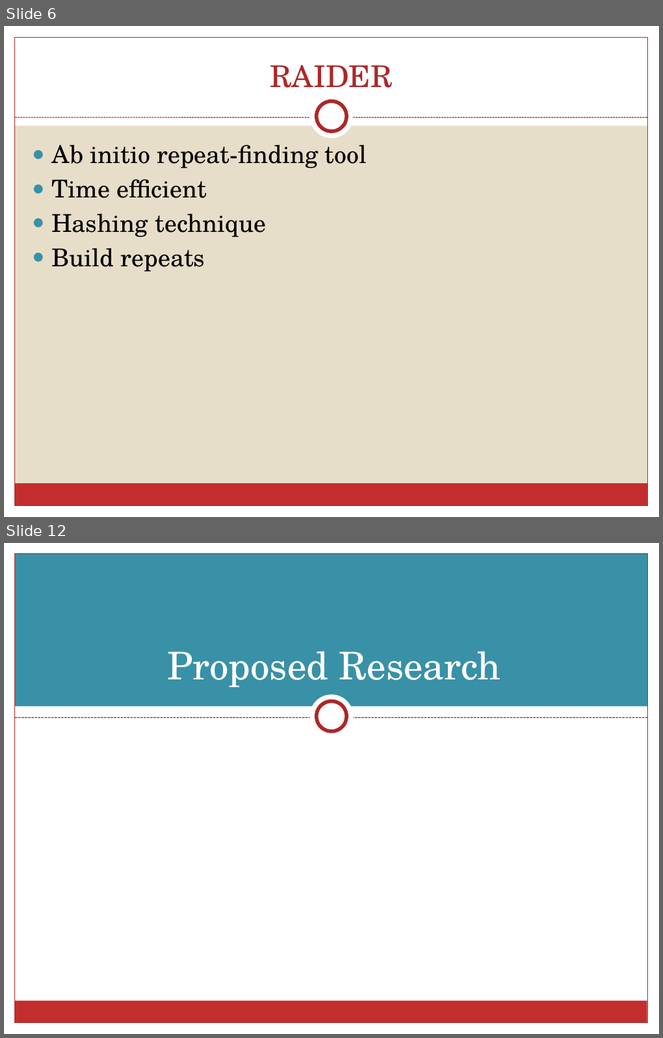
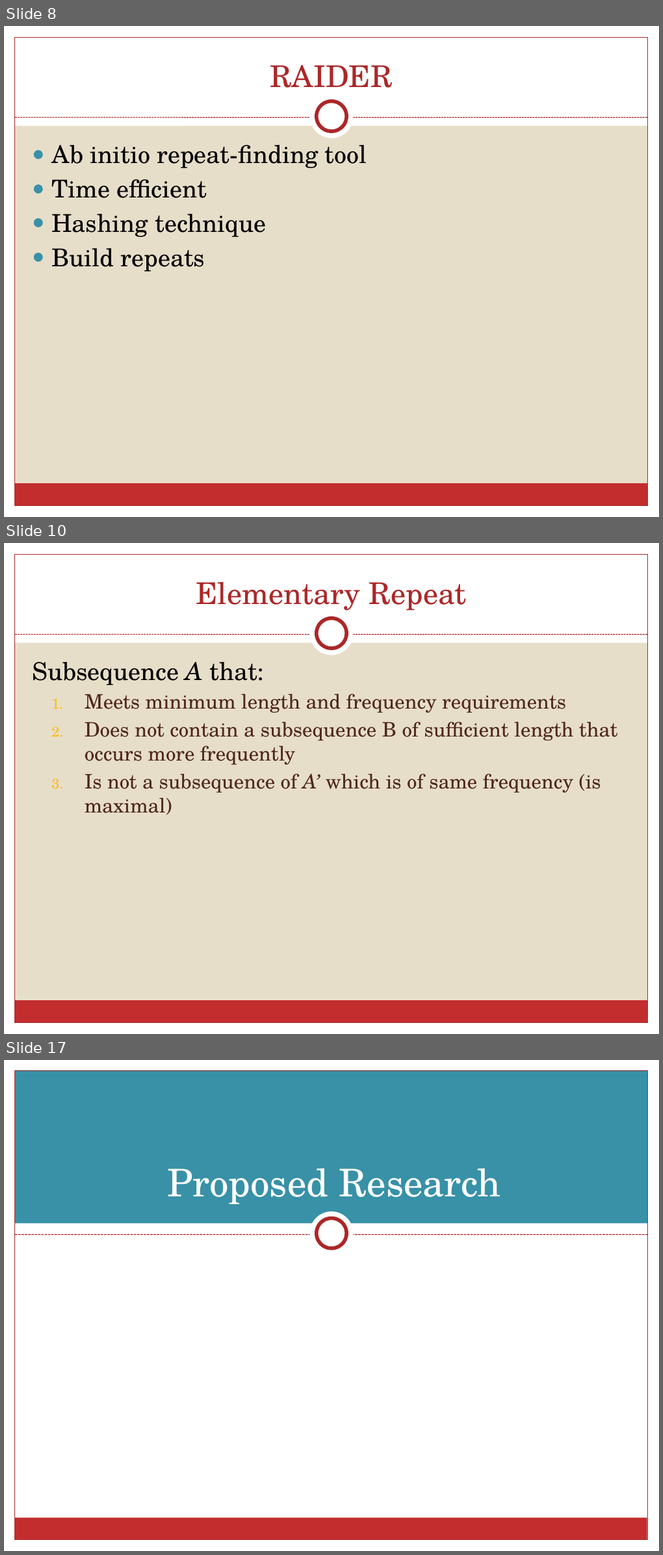
Before and after one commit to schaefce/proposal, a slide deck: SchaefferProposal.pptx. Shown one above the other, each under a label of ours: slides 6 and 12 before the commit, slides 8, 10 and 17 after it; the slides between them are not shown. The pictures are 663x1038 and 663x1555 pixels, drawn with LibreOffice and Linux fonts; fonts in the diff are those of the drawing. Boxes give left, top, right and bottom in pixels: in the first picture for what was removed or moved away, otherwise in the second. Text is boxed around its words. In the diff, an @@ line names an element or a change of style, - is before the commit and + after.

```diff
--- a/SchaefferProposal.pptx
+++ b/SchaefferProposal.pptx
@@ slide 10 added at (4,543,659,1034), background #E7DEC9; not listed: 9 template elements that a slide beside it also shows @@
@@ title added at (196,582,467,611), 33 pt, text #AC2829 @@
+Elementary Repeat
@@ text added at (32,662,618,815), 22 pt, text #4F271C @@
+Subsequence A that:
+  1. Meets minimum length and frequency requirements
+  2. Does not contain a subsequence B of sufficient length that occurs more frequently
+  3. Is not a subsequence of A’ which is of same frequency (is maximal)
@@ what was slide 6 is now slide 8 @@
@@ what was slide 12 is now slide 17 @@
```
Also in this commit, not shown: 8 slides changed, 4 other slides added.
